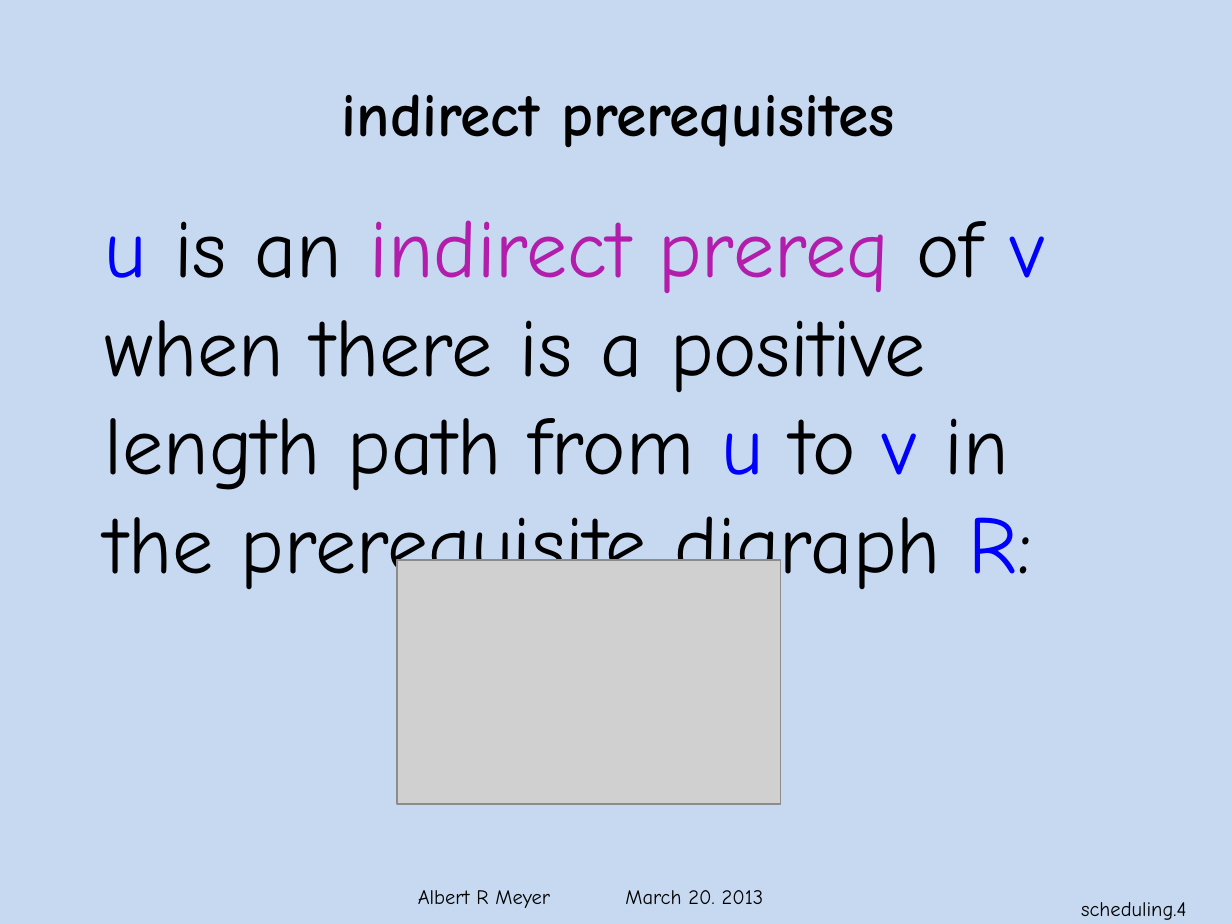
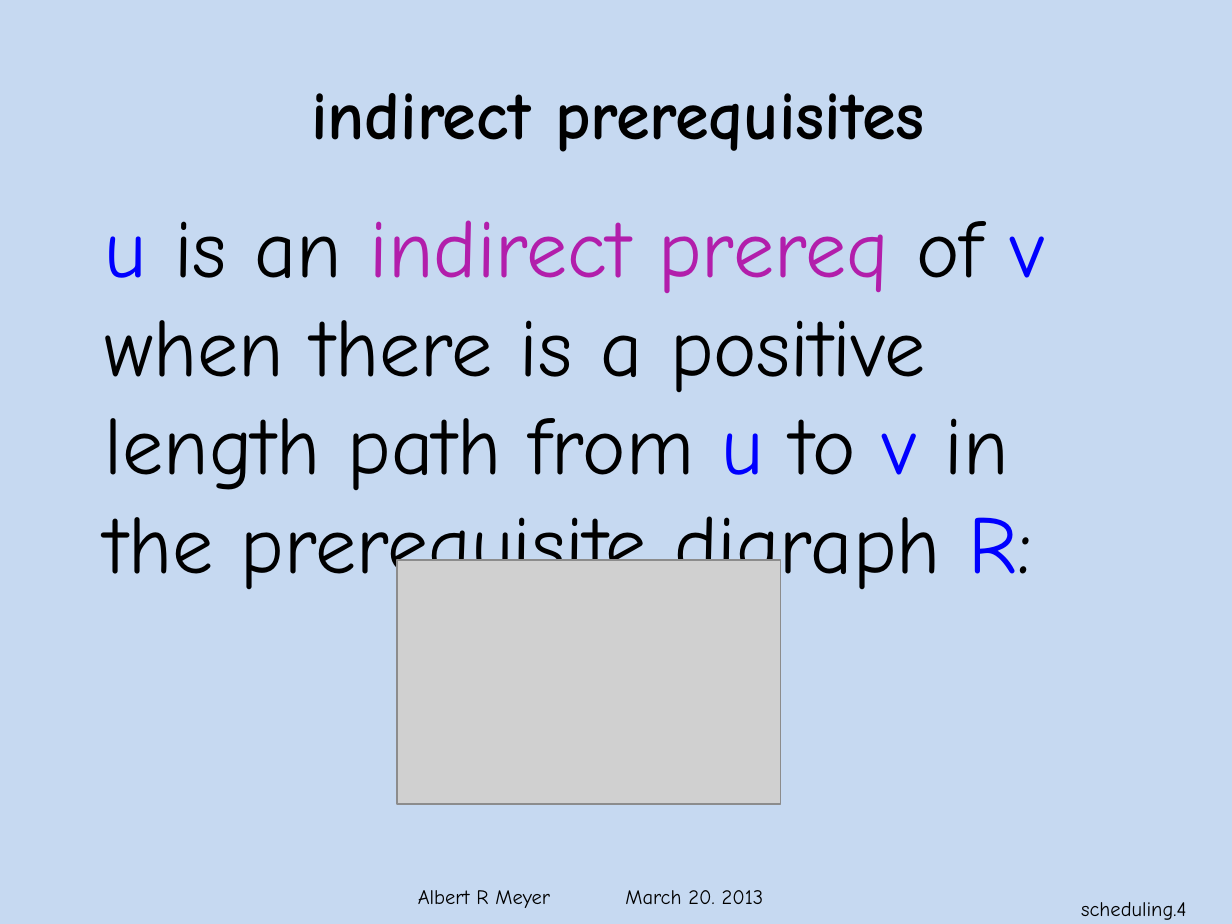
Before and after one commit to armeyer/mcs_web, a slide deck: slide 4 of spring13/slides13/scheduling.pptx. Drawn at 1232x924 pixels with LibreOffice and Linux fonts; fonts in the diff are those of the drawing; grey boxes stand for pictures; background and template pictures are left out. Boxes give left, top, right and bottom in pixels: in the first picture for what was removed or moved away, otherwise in the second. Text is boxed around its words. In the diff, an @@ line names an element or a change of style, - is before the commit and + after.

```diff
--- a/spring13/slides13/scheduling.pptx
+++ b/spring13/slides13/scheduling.pptx
@@ title "indirect prerequisites" at (x1=311, y1=93, x2=925, y2=152): size 36 to 40 pt @@
```
Also in this commit, not shown: 2 other slides changed, 1 other file.
